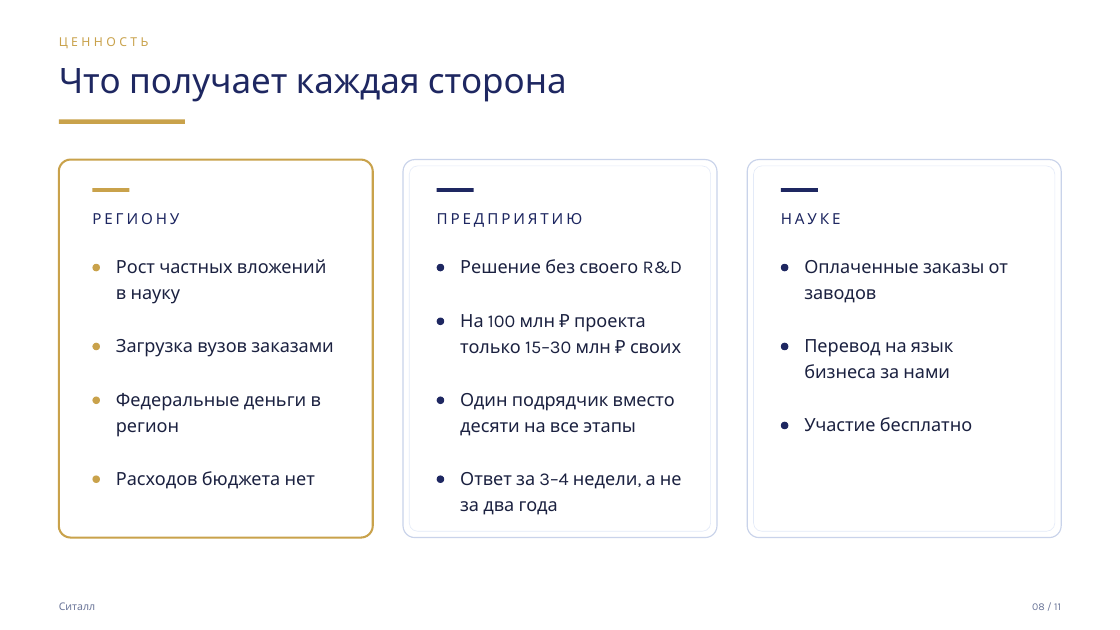
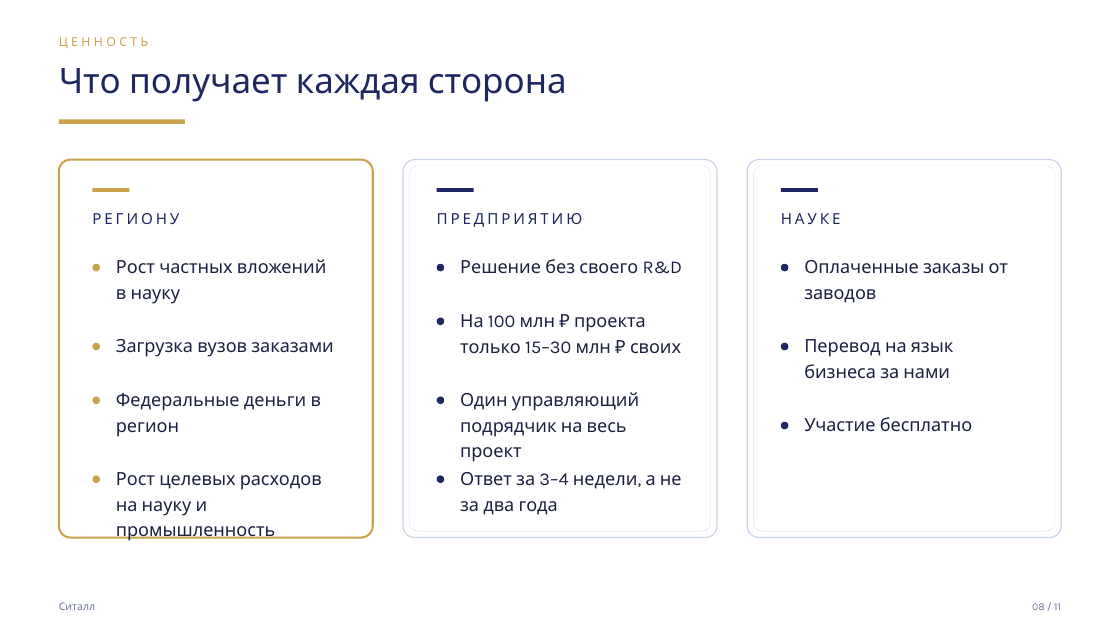
Before and after one commit to mrflxxxme/techmost-scout, a slide deck: slide 8 of marketing/regions/sverdlovsk/sitall-gov-deck-sverdlovsk.pptx. Drawn at 1120x630 pixels with LibreOffice and Linux fonts; fonts in the diff are those of the drawing. Boxes give left, top, right and bottom in pixels: in the first picture for what was removed or moved away, otherwise in the second. Text is boxed around its words. In the diff, an @@ line names an element or a change of style, - is before the commit and + after.

```diff
--- a/marketing/regions/sverdlovsk/sitall-gov-deck-sverdlovsk.pptx
+++ b/marketing/regions/sverdlovsk/sitall-gov-deck-sverdlovsk.pptx
@@ text at bbox=[460, 392, 639, 462]: text changed @@
-Один подрядчик вместо десяти на все этапы
+Один управляющий подрядчик на весь проект
@@ text at bbox=[116, 472, 322, 541]: text changed @@
-Расходов бюджета нет
+Рост целевых расходов на науку и промышленность
```
Also in this commit, not shown: 5 other slides changed, 34 other files.
